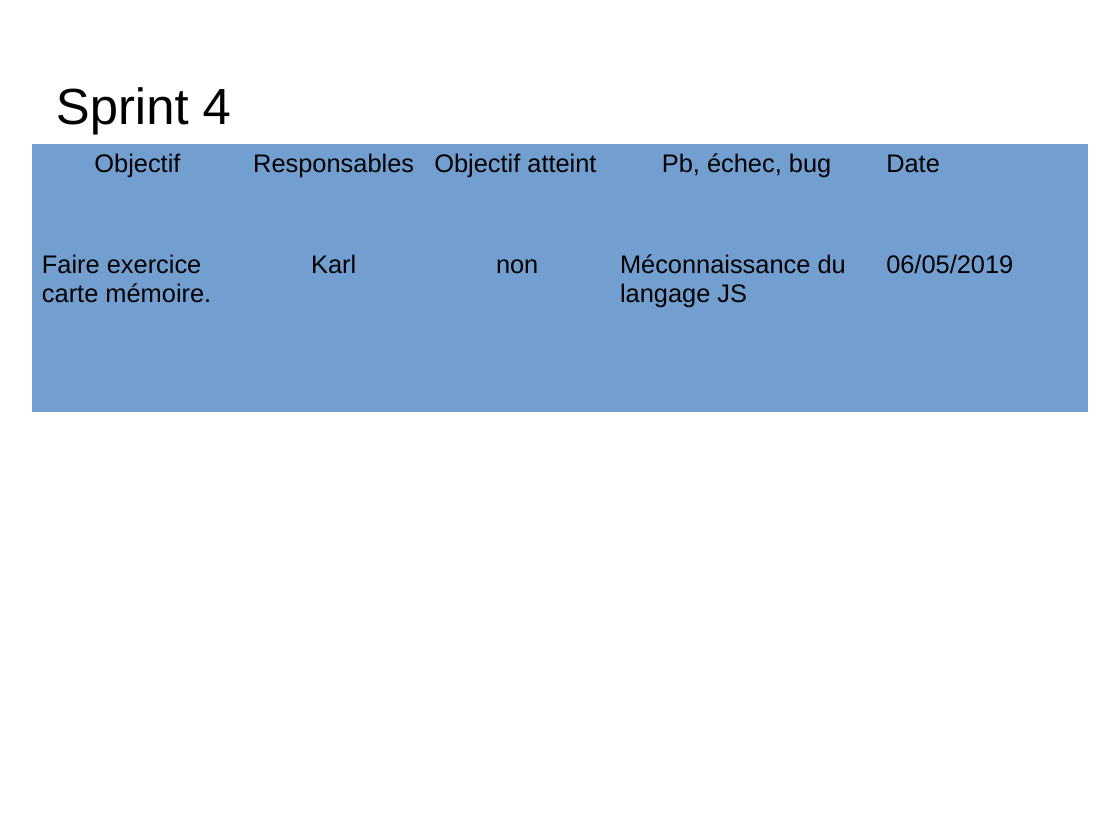
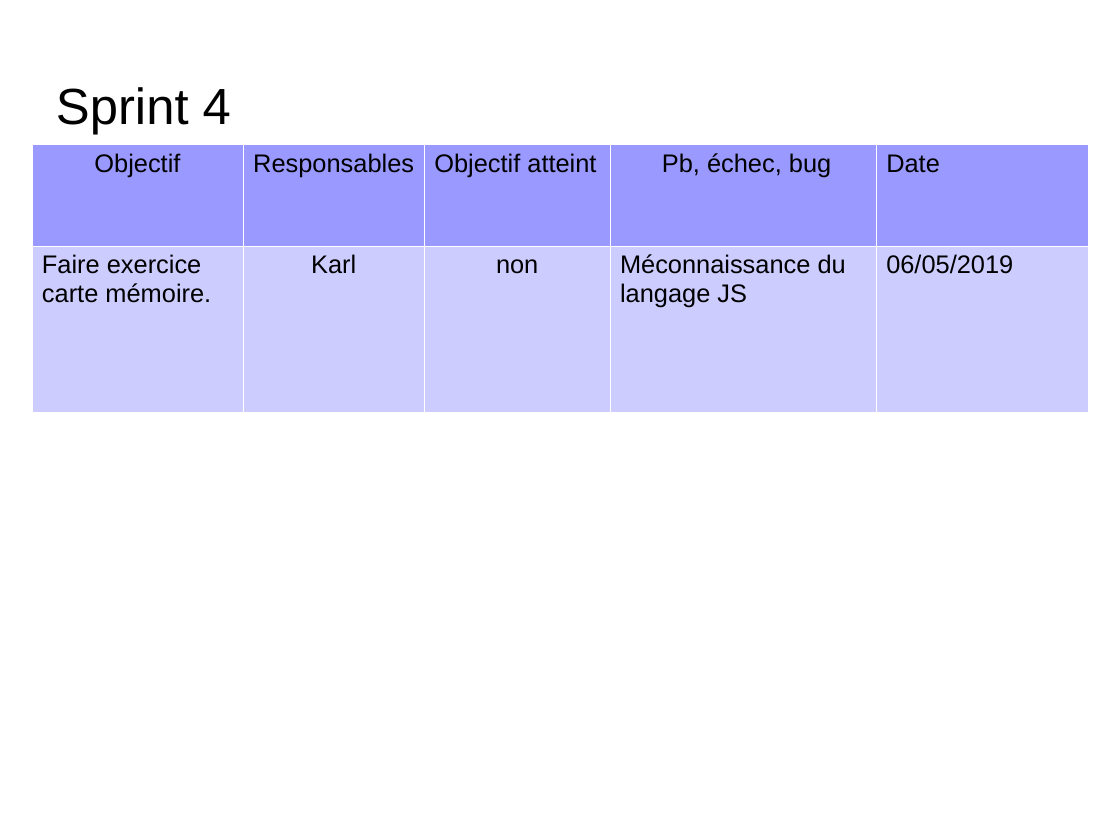
Before and after one commit to ClementM0512/Projet_Ortho, a slide deck: slide 17 of diapo karl Bourgault.odp (slide 15 before the commit). Drawn at 1120x840 pixels with LibreOffice and Linux fonts; fonts in the diff are those of the drawing; background and template pictures are left out. Boxes give left, top, right and bottom in pixels: in the first picture for what was removed or moved away, otherwise in the second. Text is boxed around its words. In the diff, an @@ line names an element or a change of style, - is before the commit and + after.

```diff
--- a/diapo karl Bourgault.odp
+++ b/diapo karl Bourgault.odp
@@ table at (32,144,1087,407) @@
@@ fill #729FCF to #9999FF in row 1 @@
@@ fill #729FCF to #CCCCFF in row 2 @@
@@ borders changed @@
```
Also in this commit, not shown: 4 other slides changed, 2 slides added.
